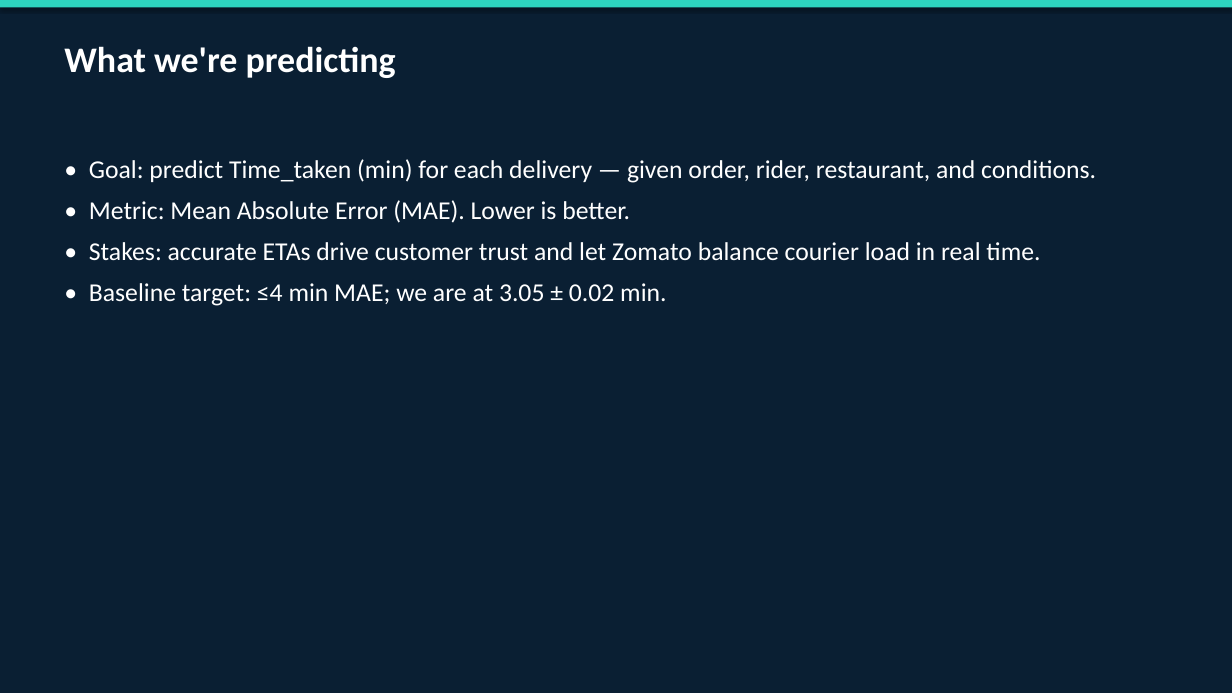
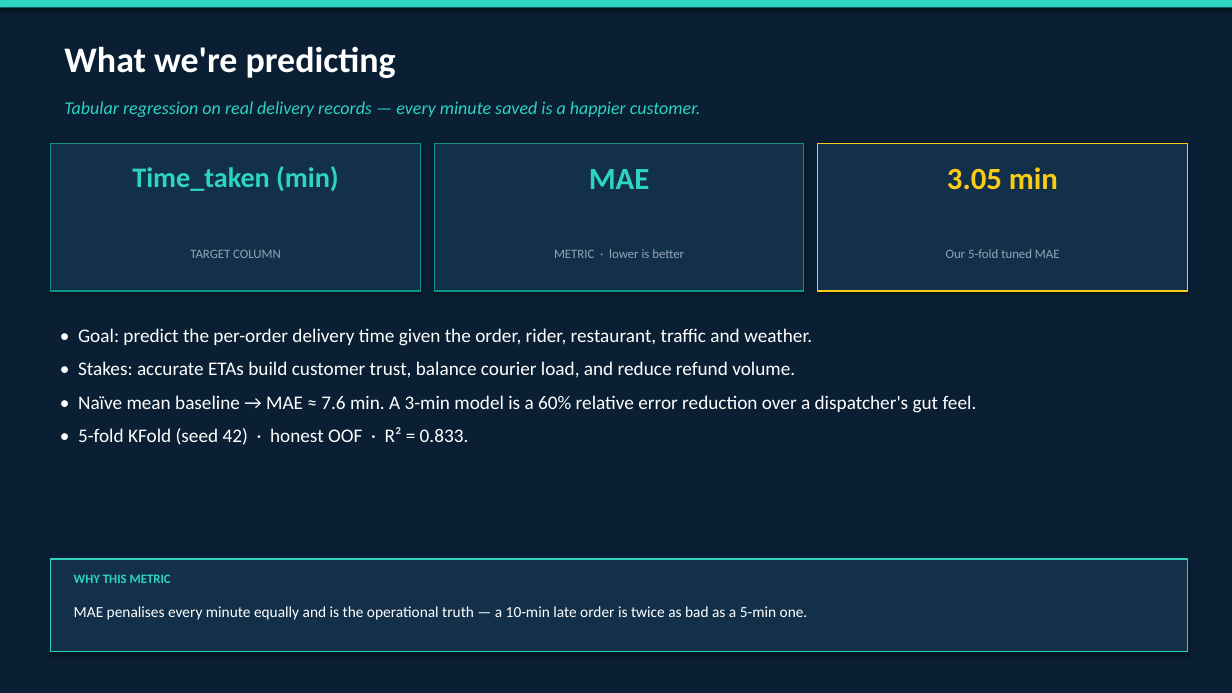
Before and after one commit to TheClazer/Zomato-delivery-estimation, a slide deck: slide 2 of reports/eda_2pm.pptx. Drawn at 1232x693 pixels with LibreOffice and Linux fonts; fonts in the diff are those of the drawing. Boxes give left, top, right and bottom in pixels: in the first picture for what was removed or moved away, otherwise in the second. Text is boxed around its words. In the diff, an @@ line names an element or a change of style, - is before the commit and + after.

```diff
--- a/reports/eda_2pm.pptx
+++ b/reports/eda_2pm.pptx
@@ text added at [64,101,701,117], 14 pt, text #2DD4BF, italic @@
+Tabular regression on real delivery records — every minute saved is a happier customer.
@@ rectangle added at [51,143,421,291], fill #12304A, outline #0D9488 1 pt @@
@@ rectangle added at [434,143,804,291], fill #12304A, outline #0D9488 1 pt @@
@@ rectangle added at [818,143,1188,291], fill #12304A, outline #FACC15 1 pt @@
@@ text added at [132,166,339,191], 22 pt, text #2DD4BF, bold @@
+Time_taken (min)
@@ text added at [589,169,650,189], 24 pt, text #2DD4BF, bold @@
+MAE
@@ text added at [947,167,1058,190], 24 pt, text #FACC15, bold @@
+3.05 min
@@ text added at [190,250,281,258], 10 pt, text #94A3B8 @@
+TARGET COLUMN
@@ text added at [554,249,684,258], 10 pt, text #94A3B8 @@
+METRIC · lower is better
@@ text added at [946,249,1060,258], 10 pt, text #94A3B8 @@
+Our 5-fold tuned MAE
@@ text at [78,328,977,445]: text changed; size 20 to 15 pt @@
-• Goal: predict Time_taken (min) for each delivery — given order, rider, restaurant, and conditions.
-• Metric: Mean Absolute Error (MAE). Lower is better.
-• Stakes: accurate ETAs drive customer trust and let Zomato balance courier load in real time.
-• Baseline target: ≤4 min MAE; we are at 3.05 ± 0.02 min.
+• Goal: predict the per-order delivery time given the order, rider, restaurant, traffic and weather.
+• Stakes: accurate ETAs build customer trust, balance courier load, and reduce refund volume.
+• Naïve mean baseline → MAE ≈ 7.6 min. A 3-min model is a 60% relative error reduction over a dispatcher's gut feel.
+• 5-fold KFold (seed 42) · honest OOF · R² = 0.833.
@@ rectangle added at [51,559,1188,652], fill #12304A, outline #2DD4BF 1 pt @@
@@ text added at [74,574,171,583], 10 pt, text #2DD4BF, bold @@
+WHY THIS METRIC
@@ text added at [74,606,808,620], 12 pt, text #FFFFFF @@
+MAE penalises every minute equally and is the operational truth — a 10-min late order is twice as bad as a 5-min one.
```
Also in this commit, not shown: 7 other slides changed, 1 slide added, 1 slide removed, 5 other files.
